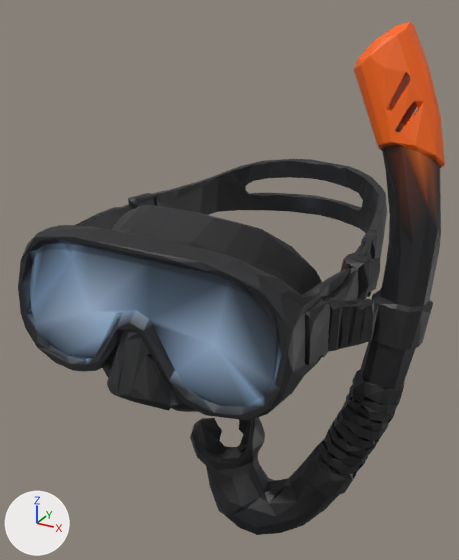
What one commit did to the glTF model models/scuba_mask.glb.
Both versions are drawn from a 50 mm camera at (1.07, -2.23, 1.01) aimed at (-0.11, -0.09, -0.06). Lighting does not change. The marker at lower left points along +X, +Y and +Z. The picture after the commit comes second.
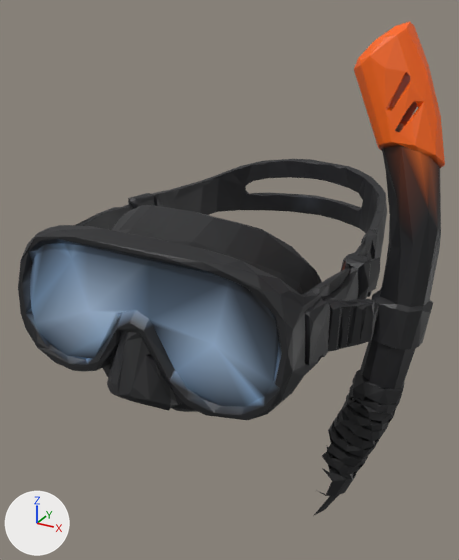
The change, as JSON lines over the scene's bpy script:
```json
{"block": "me_mesh_0", "where": "# used by ob_mesh_0; location = (0.0, 0.0, 0.0)"}
{"op": "remove", "block": "me_mesh_0", "code": "me_mesh_0.from_pydata(...)  # 2271 vertices, 4937 faces; spans x -0.75..0.74, y -0.83..0.82, z -0.95..0.95"}
{"op": "add", "block": "me_mesh_0", "code": "me_mesh_0.from_pydata(...)  # 2089 vertices, 4538 faces; spans x -0.75..0.74, y -0.83..0.82, z -0.78..0.95"}
{"block": "me_mesh_0", "change": "me_mesh_0 part 1"}
{"block": "me_mesh_0", "change": "182 vertices are removed from x -0.09..0.45, y -0.57..-0.27, z -0.95..-0.48"}
{"block": "me_mesh_0", "change": "405 faces are deleted"}
{"block": "me_mesh_0", "change": "6 new faces join them"}
{"block": "me_mesh_0", "change": "other edits to the shape of me_mesh_0 do not show in these pictures"}
```

What differs and where, as boxes (x1, y1, x2, y2) in the pictures (459 x 560 px):
```json
{"object": "Mesh_0", "change": "reshaped", "before": [18, 22, 445, 535], "after": [18, 22, 445, 516]}
{"part": 1, "of": "me_mesh_0", "change": "cut back", "before": [190, 417, 365, 535]}
```
